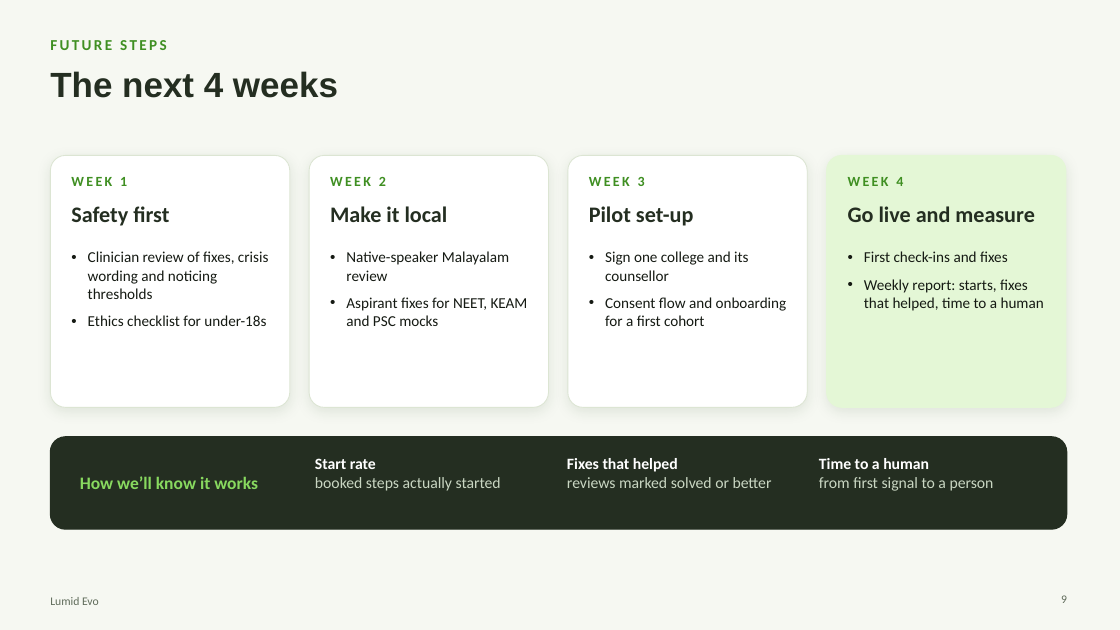
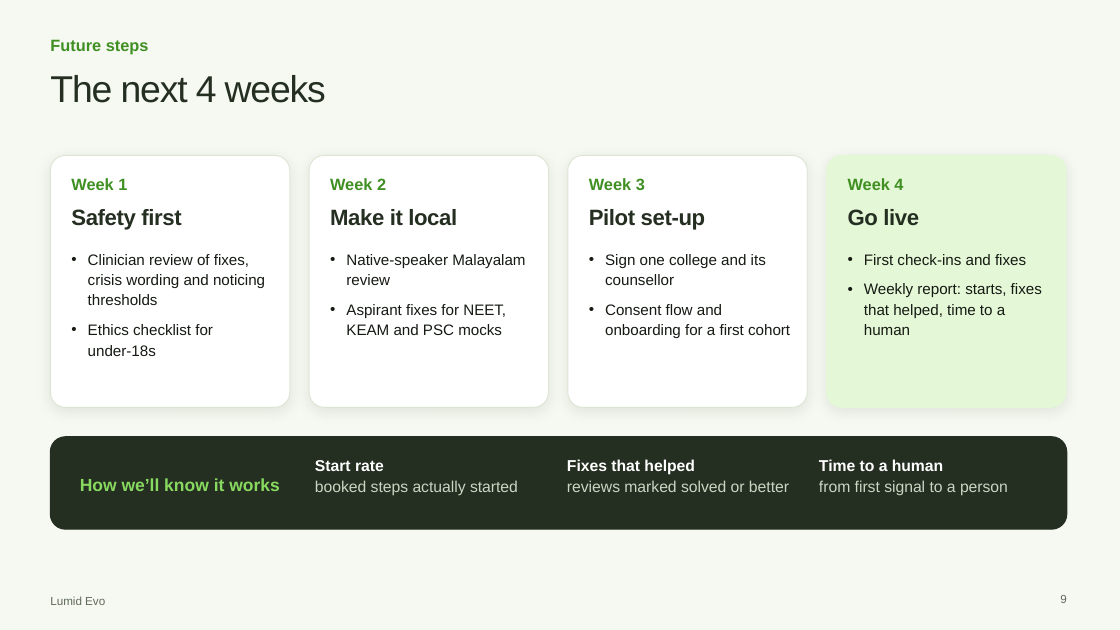
Before and after one commit to riyan-hx/Lumid-Evo-Ai, a slide deck: slide 9 of Lumid-Evo-Pitch.pptx. Drawn at 1120x630 pixels with LibreOffice and Linux fonts; fonts in the diff are those of the drawing. Boxes give left, top, right and bottom in pixels: in the first picture for what was removed or moved away, otherwise in the second. Text is boxed around its words. In the diff, an @@ line names an element or a change of style, - is before the commit and + after.

```diff
--- a/Lumid-Evo-Pitch.pptx
+++ b/Lumid-Evo-Pitch.pptx
@@ text at (x1=50, y1=39, x2=149, y2=55): text changed; size 13 to 14 pt; font Calibri to Arial @@
-FUTURE STEPS
+Future steps
@@ title "The next 4 weeks" at (x1=50, y1=75, x2=326, y2=103): size 30 to 32 pt, letter spacing 0 to -1 pt, bold off; line spacing 1 to 1.06 @@
@@ text at (x1=71, y1=178, x2=127, y2=190): text changed; size 12 to 14 pt; font Calibri to Arial @@
-WEEK 1
+Week 1
@@ text at (x1=330, y1=178, x2=386, y2=190): text changed; size 12 to 14 pt; font Calibri to Arial @@
-WEEK 2
+Week 2
@@ text at (x1=589, y1=178, x2=645, y2=190): text changed; size 12 to 14 pt; font Calibri to Arial @@
-WEEK 3
+Week 3
@@ text at (x1=848, y1=178, x2=903, y2=190): text changed; size 12 to 14 pt; font Calibri to Arial @@
-WEEK 4
+Week 4
@@ font Calibri to Arial, letter spacing 0 to -0.3 pt; line spacing 1 to 1.12 in 3 elements at (x1=71, y1=209, x2=181, y2=230), (x1=330, y1=209, x2=457, y2=226), (x1=589, y1=209, x2=706, y2=230) @@
@@ text at (x1=848, y1=209, x2=919, y2=225): text changed; font Calibri to Arial @@
-Go live and measure
+Go live
@@ font Calibri to Arial; line spacing 1 to 1.12 in 8 elements at (x1=88, y1=254, x2=265, y2=356), (x1=346, y1=254, x2=525, y2=335), (x1=605, y1=254, x2=790, y2=338), (x1=864, y1=254, x2=1042, y2=335), (x1=80, y1=478, x2=280, y2=491), (x1=315, y1=460, x2=518, y2=496), (x1=567, y1=459, x2=789, y2=492), (x1=819, y1=459, x2=1008, y2=496) @@
@@ text "Lumid Evo" at (x1=50, y1=596, x2=105, y2=605): font Calibri to Arial @@
@@ page number at (x1=1060, y1=595, x2=1066, y2=603): font Calibri to Arial @@
```
Also in this commit, not shown: 9 other slides changed.
